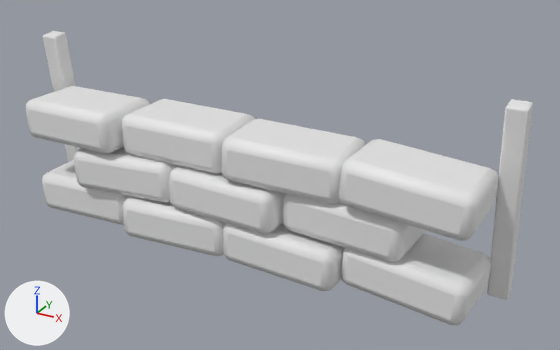
One commit to the Blender file assets_src/blend/env/sandbag_wall.blend: the scene before it, then after it.
Rendered twice from a camera (50 mm lens) standing at (1.8, -2.86, 1.88) and looking at (0.16, 0.11, 0.39). The lights are fixed; the arrows at lower left show +X, +Y and +Z. The first picture is the older version. Materials are left out; every surface is plain grey.

Names of what the first picture shows: 'SandbagWall'.
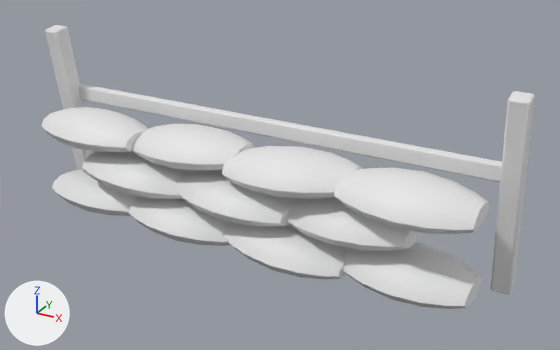
Pixel boxes (x1, y1, x2, y2) of what changed, in the pictures (560 x 350 px; the box of a moved part takes in the faces that stretch with it):
'SandbagWall', reshaped
    before: (26, 31, 533, 325)
    after: (41, 25, 535, 309)
part 1 of me_cube, moved or reshaped
    before: (43, 31, 81, 162)
    after: (45, 25, 95, 170)
part 2 of me_cube, moved or reshaped
    before: (487, 99, 533, 299)
    after: (491, 91, 535, 295)
part 3 of me_cube, rebuilt
    before: (223, 223, 344, 291)
    after: (224, 222, 346, 279)
part 4 of me_cube, rebuilt (7% narrower, 27% shorter)
    before: (341, 233, 491, 325)
    after: (343, 242, 482, 309)
part 5 of me_cube, rebuilt
    before: (283, 193, 426, 262)
    after: (286, 197, 421, 251)
part 6 of me_cube, rebuilt (34% shorter)
    before: (339, 139, 498, 241)
    after: (334, 167, 489, 234)
part 7 of me_cube, rebuilt
    before: (123, 196, 226, 256)
    after: (129, 196, 231, 246)
part 8 of me_cube, rebuilt
    before: (169, 166, 285, 233)
    after: (176, 169, 293, 227)
part 9 of me_cube, rebuilt (14% narrower, 33% shorter)
    before: (26, 86, 150, 154)
    after: (41, 107, 148, 152)
part 10 of me_cube, rebuilt (37% shorter)
    before: (222, 119, 365, 204)
    after: (222, 146, 362, 199)
part 11 of me_cube, rebuilt (29% shorter)
    before: (42, 160, 130, 225)
    after: (52, 170, 139, 216)
part 12 of me_cube, rebuilt
    before: (74, 147, 179, 202)
    after: (82, 151, 193, 199)
part 13 of me_cube, rebuilt (7% narrower, 37% shorter)
    before: (122, 99, 255, 174)
    after: (132, 124, 255, 171)
part 14 of me_cube, added
    after: (79, 84, 502, 182)

The change, as a list of edits to the scene's bpy script:
```text
Change me_cube:
    used by ob_sandbagwall; location = (0.0, 0.0, 0.0)
    remove me_cube.from_pydata(...)  # 728 vertices, 702 faces; spans x -1.26..1.26, y -0.22..0.27, z -0.01..0.91
    add me_cube.from_pydata(...)  # 938 vertices, 844 faces; spans x -1.26..1.26, y -0.21..0.33, z -0.02..0.94
    me_cube part 1: the loose piece of 56 vertices spanning x -1.26..-1.18, y 0.09..0.27, z -0.01..0.91 is turned 2 degrees about the x axis through its middle and scaled by 1.04, then moved by (0.0, 0.04, 0.01)
    me_cube part 2: the loose piece of 56 vertices spanning x 1.18..1.26, y 0.09..0.27, z -0.01..0.91 is turned 2 degrees about the x axis through its middle and scaled by 1.04, then moved by (0.0, 0.04, 0.01)
    me_cube part 3: the loose piece of 56 vertices spanning x 0.0..0.59, y -0.2..0.17, z 0.01..0.23 is rebuilt with 70 vertices and now spans x -0.02..0.59, y -0.21..0.17, z 0.02..0.21
    me_cube part 4: the loose piece of 56 vertices spanning x 0.58..1.19, y -0.17..0.23, z 0.0..0.24 is rebuilt with 70 vertices and now spans x 0.54..1.17, y -0.17..0.21, z 0.02..0.21
    me_cube part 5: the loose piece of 56 vertices spanning x 0.29..0.89, y -0.16..0.22, z 0.22..0.44 is rebuilt with 70 vertices and now spans x 0.26..0.88, y -0.17..0.21, z 0.2..0.39
    me_cube part 6: the loose piece of 56 vertices spanning x 0.59..1.18, y -0.21..0.16, z 0.42..0.66 is rebuilt with 70 vertices and now spans x 0.55..1.16, y -0.21..0.17, z 0.39..0.58
    me_cube part 7: the loose piece of 56 vertices spanning x -0.59..0.0, y -0.21..0.18, z 0.02..0.22 is rebuilt with 70 vertices and now spans x -0.6..0.03, y -0.2..0.18, z 0.02..0.21
    me_cube part 8: the loose piece of 56 vertices spanning x -0.3..0.3, y -0.21..0.17, z 0.23..0.44 is rebuilt with 70 vertices and now spans x -0.31..0.31, y -0.21..0.17, z 0.21..0.39
    me_cube part 9: the loose piece of 56 vertices spanning x -1.19..-0.58, y -0.22..0.17, z 0.43..0.65 is rebuilt with 70 vertices and now spans x -1.17..-0.54, y -0.2..0.18, z 0.39..0.58
    me_cube part 10: the loose piece of 56 vertices spanning x -0.01..0.6, y -0.2..0.19, z 0.43..0.65 is rebuilt with 70 vertices and now spans x -0.03..0.6, y -0.19..0.19, z 0.39..0.58
    me_cube part 11: the loose piece of 56 vertices spanning x -1.18..-0.59, y -0.15..0.21, z 0.01..0.23 is rebuilt with 70 vertices and now spans x -1.16..-0.55, y -0.16..0.21, z 0.02..0.21
    me_cube part 12: the loose piece of 56 vertices spanning x -0.89..-0.29, y -0.2..0.18, z 0.22..0.44 is rebuilt with 70 vertices and now spans x -0.88..-0.26, y -0.2..0.18, z 0.2..0.39
    me_cube part 13: the loose piece of 56 vertices spanning x -0.59..0.0, y -0.15..0.21, z 0.44..0.65 is rebuilt with 70 vertices and now spans x -0.59..0.02, y -0.17..0.21, z 0.39..0.58
    me_cube part 14: a new loose piece of 56 vertices spanning x -1.26..1.26, y 0.22..0.28, z 0.52..0.6
```
